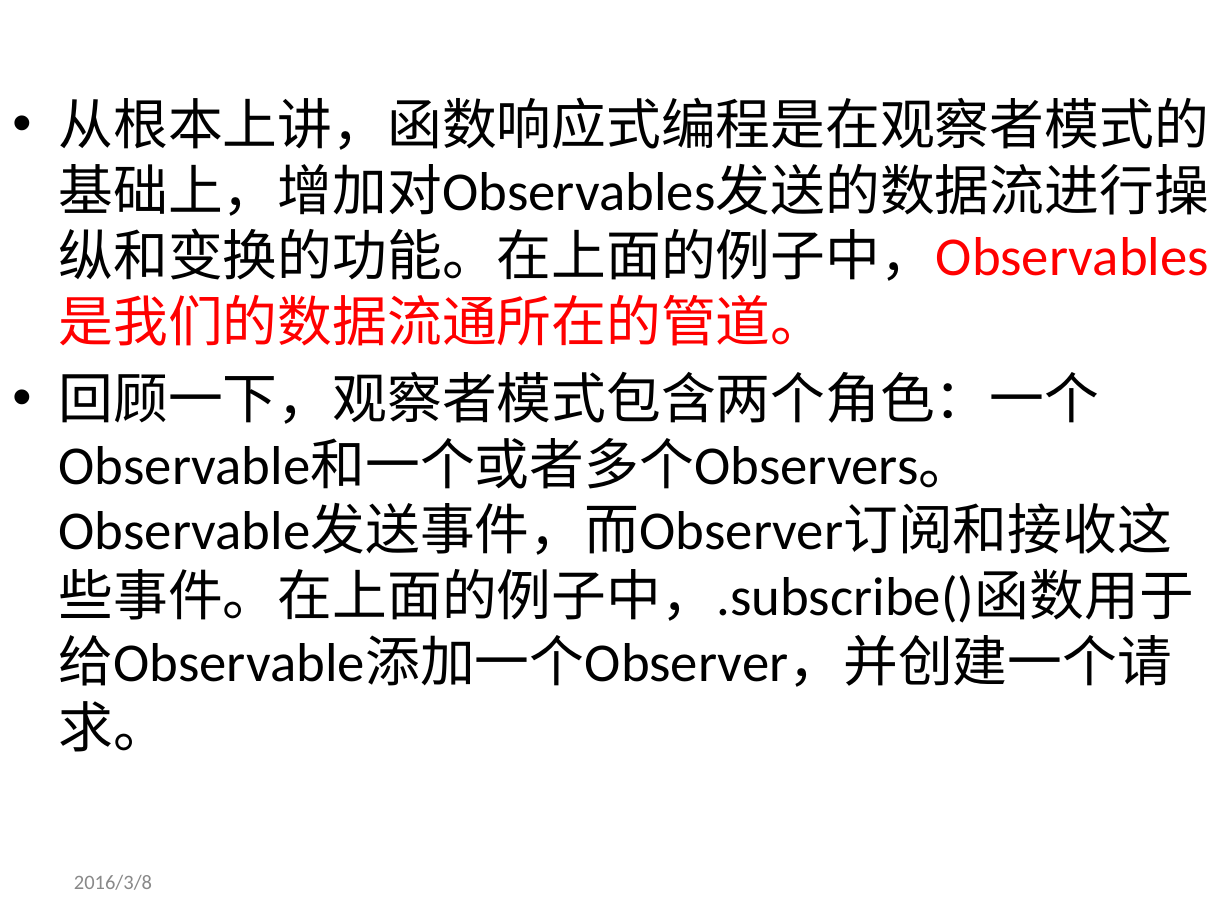
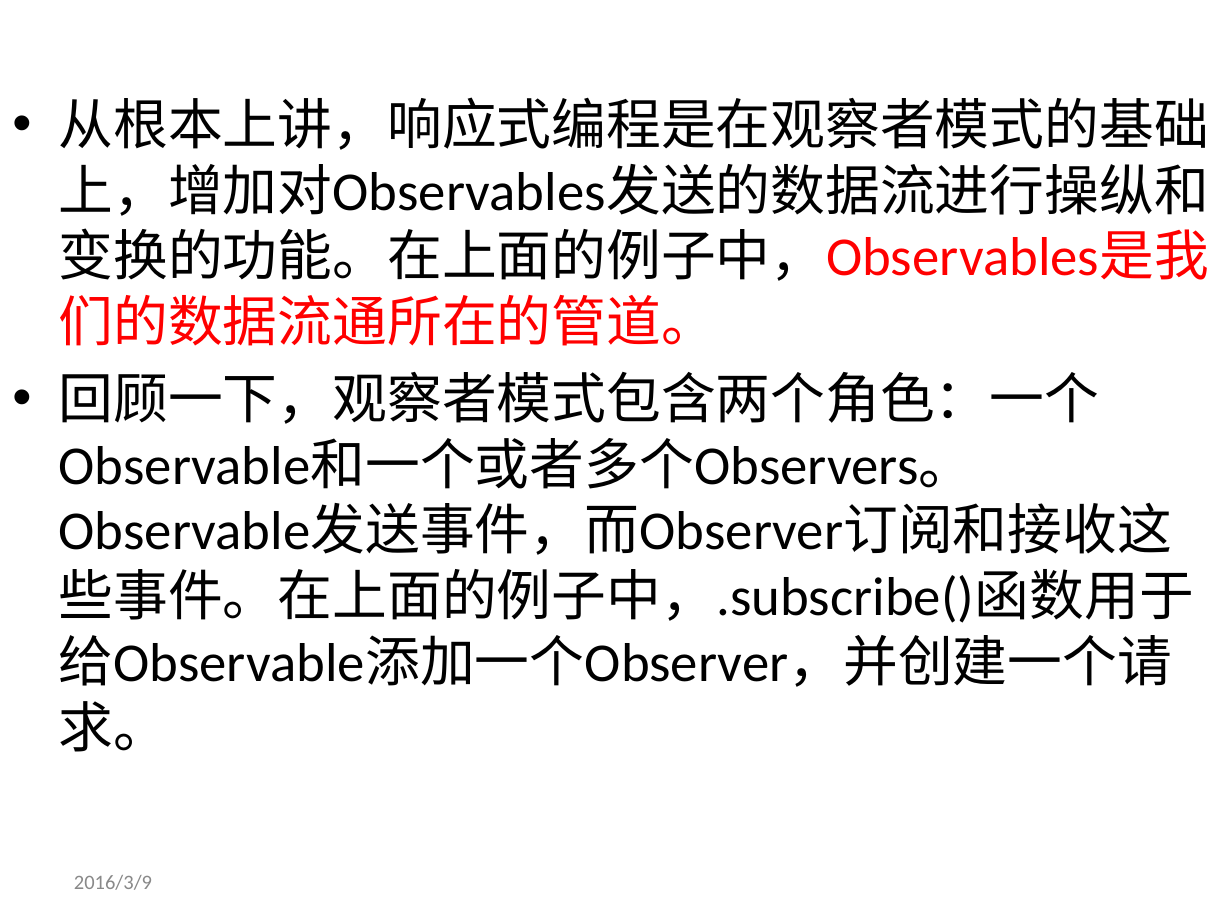
Before and after one commit to genglei-cuan/Study, a slide deck: slide 10 of notes/rxjava/RxJava简介.pptx (slide 8 before the commit). Drawn at 1232x924 pixels with LibreOffice and Linux fonts; fonts in the diff are those of the drawing; background and template pictures are left out. Boxes give left, top, right and bottom in pixels: in the first picture for what was removed or moved away, otherwise in the second. Text is boxed around its words. In the diff, an @@ line names an element or a change of style, - is before the commit and + after.

```diff
--- a/notes/rxjava/RxJava简介.pptx
+++ b/notes/rxjava/RxJava简介.pptx
@@ text at [59,97,1210,346]: text changed @@
-• 从根本上讲，函数响应式编程是在观察者模式的基础上，增加对Observables发送的数据流进行操纵和变换的功能。在上面的例子中，Observables是我们的数据流通所在的管道。
+• 从根本上讲，响应式编程是在观察者模式的基础上，增加对Observables发送的数据流进行操纵和变换的功能。在上面的例子中，Observables是我们的数据流通所在的管道。
@@ text at [74,875,152,890]: text changed @@
-2016/3/8
+2016/3/9
```
Also in this commit, not shown: 28 other slides changed, 2 slides added, 3 slides removed.
